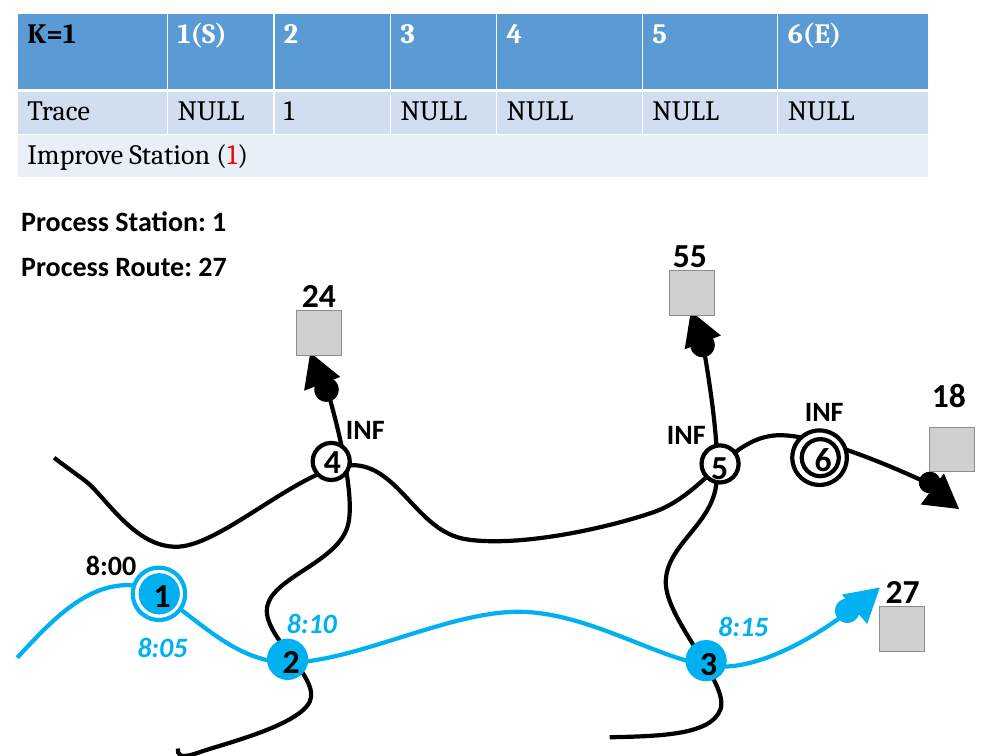
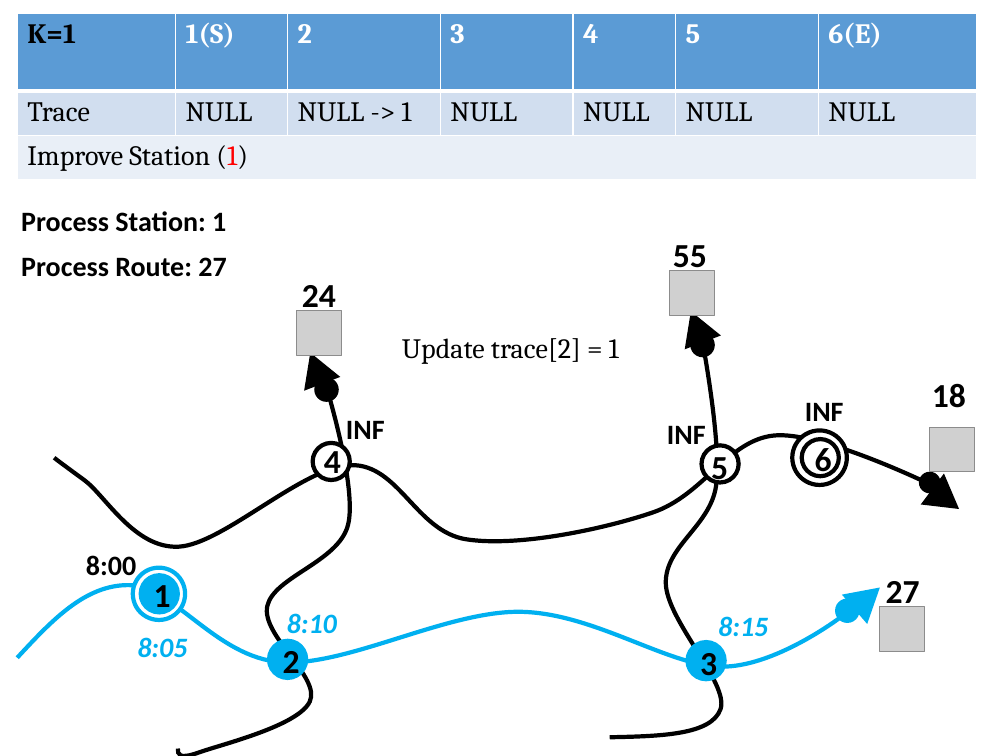
Before and after one commit to hqt/street-router, a slide deck: slide 25 of Document/presentation/bus/4 raptor new.pptx (slide 26 before the commit). Drawn at 1008x756 pixels with LibreOffice and Linux fonts; fonts in the diff are those of the drawing; grey boxes stand for pictures. Boxes give left, top, right and bottom in pixels: in the first picture for what was removed or moved away, otherwise in the second. Text is boxed around its words. In the diff, an @@ line names an element or a change of style, - is before the commit and + after.

```diff
--- a/Document/presentation/bus/4 raptor new.pptx
+++ b/Document/presentation/bus/4 raptor new.pptx
@@ table at (x1=17, y1=13, x2=977, y2=179) @@
-row 2, column 3: 1
+row 2, column 3: NULL -> 1
@@ table resized from (x1=17, y1=13, x2=927, y2=177) to (x1=17, y1=13, x2=977, y2=179) @@
@@ text added at (x1=402, y1=338, x2=619, y2=364), 20 pt, text #000000 @@
+Update trace[2] = 1
```
Also in this commit, not shown: 31 other slides changed, 4 slides added, 2 slides removed, 13 other files.
